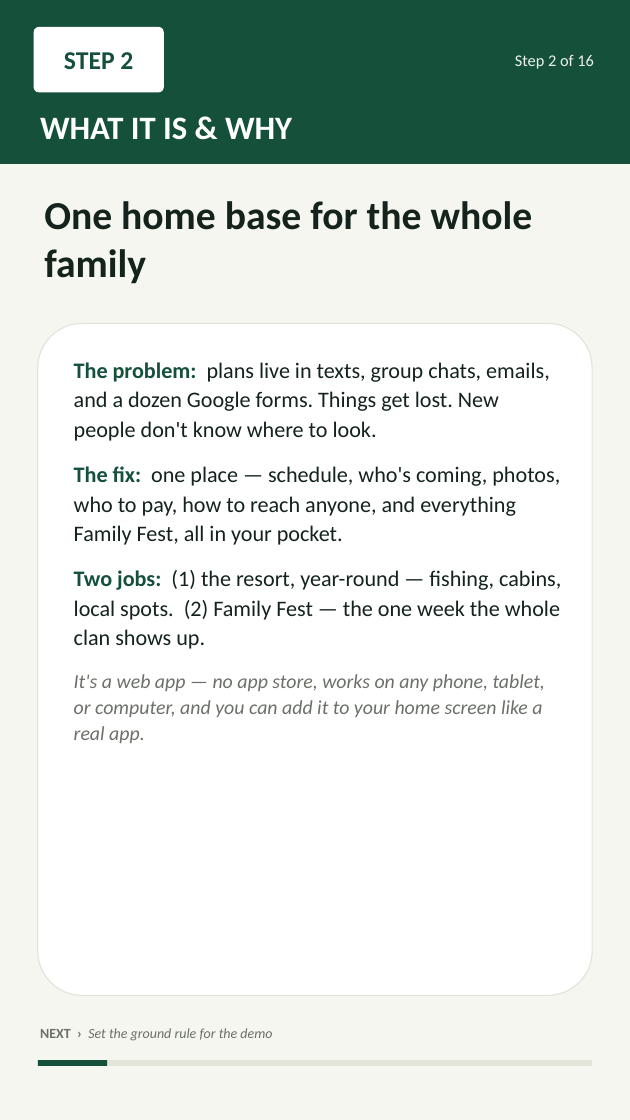
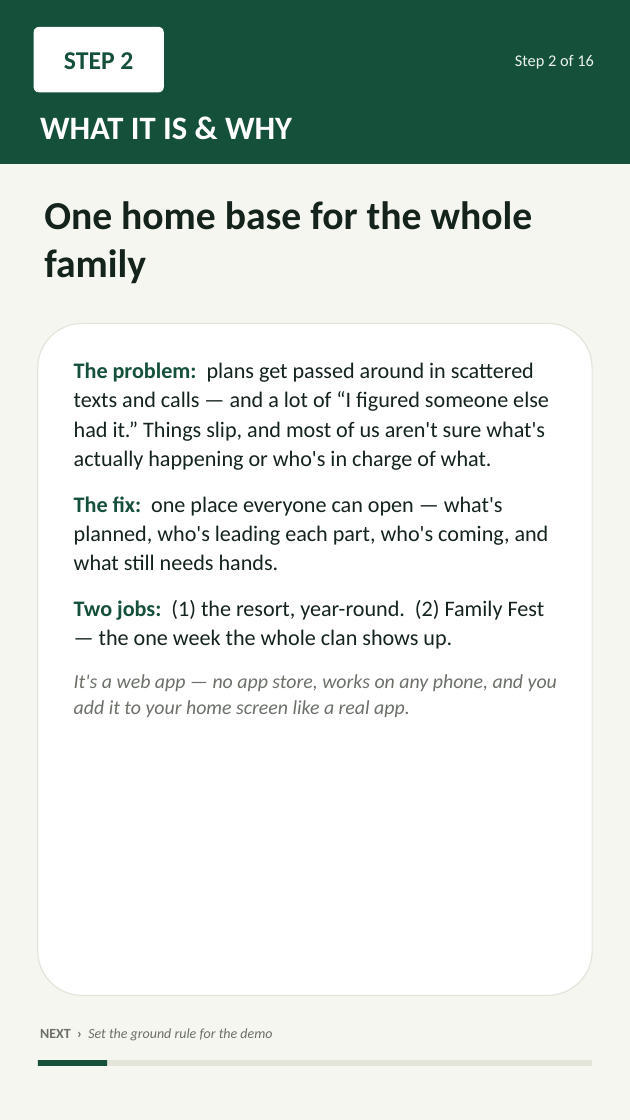
Before and after one commit to btheis15/mlr-app, a slide deck: slide 3 of presentation/MLR-App-Presentation.pptx. Drawn at 630x1120 pixels with LibreOffice and Linux fonts; fonts in the diff are those of the drawing. Boxes give left, top, right and bottom in pixels: in the first picture for what was removed or moved away, otherwise in the second. Text is boxed around its words. In the diff, an @@ line names an element or a change of style, - is before the commit and + after.

```diff
--- a/presentation/MLR-App-Presentation.pptx
+++ b/presentation/MLR-App-Presentation.pptx
@@ text at (x1=74, y1=362, x2=557, y2=717): text changed @@
-The problem: plans live in texts, group chats, emails, and a dozen Google forms. Things get lost. New people don't know where to look.
-The fix: one place — schedule, who's coming, photos, who to pay, how to reach anyone, and everything Family Fest, all in your pocket.
-Two jobs: (1) the resort, year-round — fishing, cabins, local spots. (2) Family Fest — the one week the whole clan shows up.
-It's a web app — no app store, works on any phone, tablet, or computer, and you can add it to your home screen like a real app.
+The problem: plans get passed around in scattered texts and calls — and a lot of “I figured someone else had it.” Things slip, and most of us aren't sure what's actually happening or who's in charge of what.
+The fix: one place everyone can open — what's planned, who's leading each part, who's coming, and what still needs hands.
+Two jobs: (1) the resort, year-round. (2) Family Fest — the one week the whole clan shows up.
+It's a web app — no app store, works on any phone, and you add it to your home screen like a real app.
```
Also in this commit, not shown: 4 other slides changed, 2 other files.
